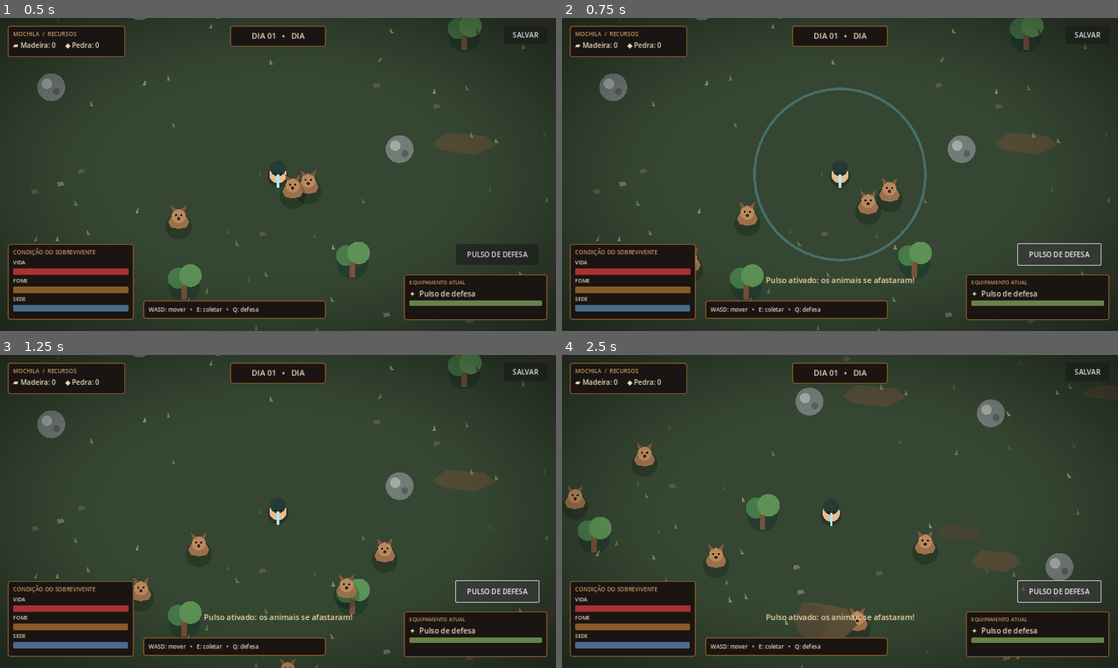
Above: before the commit, frames 1-4 (two rows, left to right).
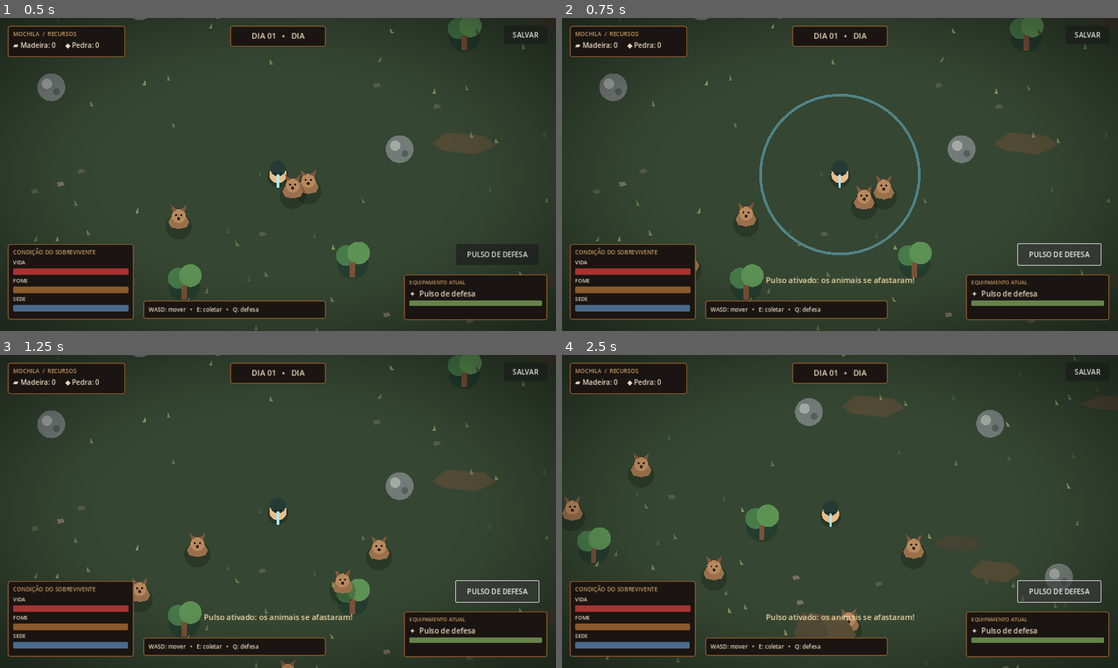
Above: after the commit, the same moments.

Repository: vanessaarcelino13-blip/Jogo-sobreviv-ncia-
Game: Godot game, scene res://scenes/main.tscn
The game is run twice, just before and just after one commit, with the same random seed, the same clock (stepped at 60 frames per second) and the same inputs.
Inputs:
- Up to frame 1 (0.5 s): no input
- Up to frame 2 (0.75 s): click "PULSO DE DEFESA" at 0.5 s
- Up to frame 3 (1.25 s): no input
- Up to frame 4 (2.5 s): hold D (move_right) 1.28-2.03 s; hold Q (defend) 1.28-2.03 s; hold S (move_down) from 2.03 s (still down); tap Q (defend) at 2.1 s

Frame 1 is identical in both runs. In frame 2, 2.1% of the frame differs, in the area x 5-99%, y 0-100%; in frame 3, 0.6%; in frame 4, 5.4%, in the area x 0-93%, y 0-100%.

Commit message:
Trigger pulse impact feedback

Diff:
--- a/scripts/player.gd
+++ b/scripts/player.gd
@@ -33,6 +33,10 @@
         return
     pulse_timer = pulse_cooldown
     pulse_visual = 0.28
+    GameManager.hit_stop(0.04)
+    var camera := get_node_or_null("Camera2D")
+    if camera and camera.has_method("shake"):
+        camera.shake(0.16, 3.0)
     for animal in get_tree().get_nodes_in_group("wildlife"):
         if is_instance_valid(animal) and global_position.distance_to(animal.global_position) <= pulse_radius:
             if animal.has_method("scare_away"):
